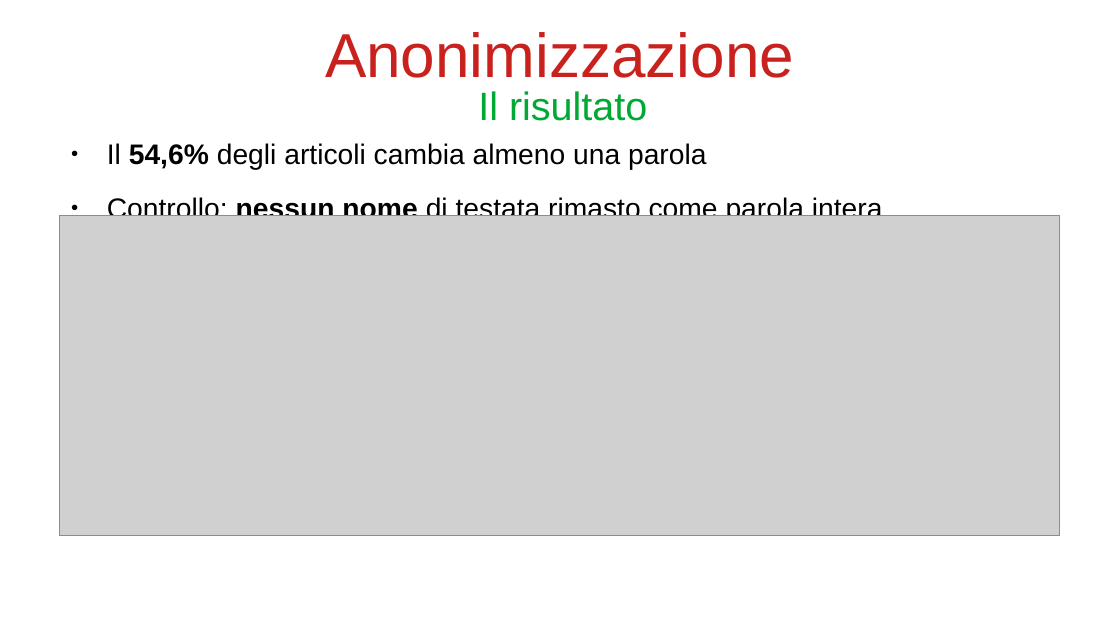
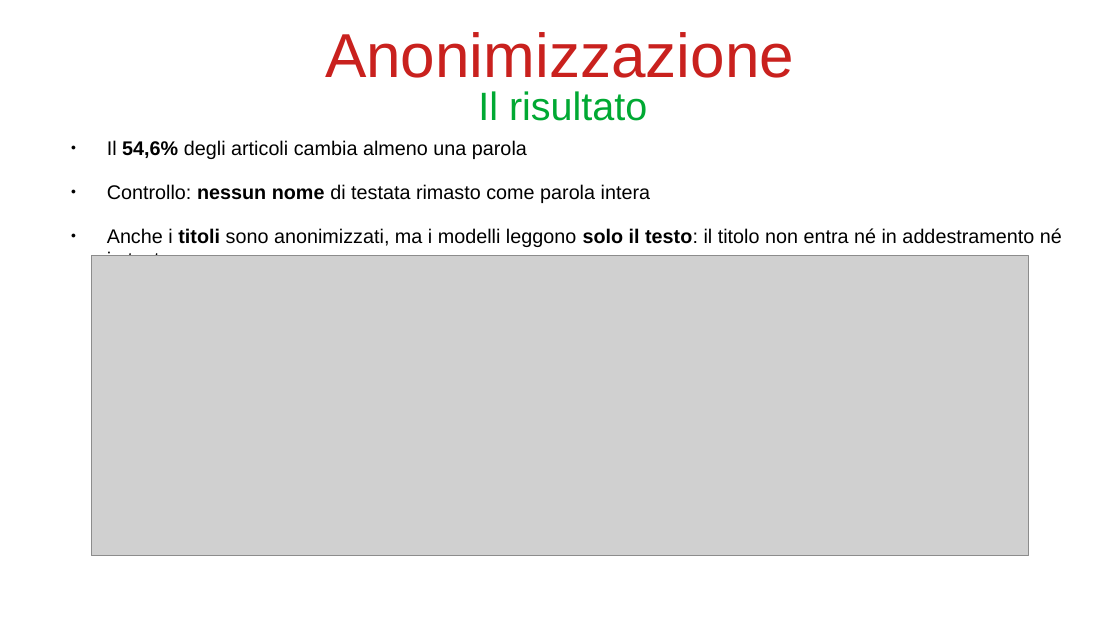
Before and after one commit to bianchi-john/PublisherClassification, a slide deck: slide 13 of Presentazioni/Stato finale/FinalState.odp (slide 16 before the commit). Drawn at 1120x630 pixels with LibreOffice and Linux fonts; fonts in the diff are those of the drawing; grey boxes stand for pictures. Boxes give left, top, right and bottom in pixels: in the first picture for what was removed or moved away, otherwise in the second. Text is boxed around its words. In the diff, an @@ line names an element or a change of style, - is before the commit and + after.

```diff
--- a/Presentazioni/Stato finale/FinalState.odp
+++ b/Presentazioni/Stato finale/FinalState.odp
@@ text at (x1=107, y1=140, x2=650, y2=203): size 20 to 14 pt in "Il 54,6% degli articoli cambia almeno una ...", "Controllo: nessun nome di testata rimasto come ..." @@
@@ text at (x1=107, y1=228, x2=1062, y2=256): paragraph added @@
+● Anche i titoli sono anonimizzati, ma i modelli leggono solo il testo: il titolo non entra né in addestramento né in test
@@ picture resized from (x1=60, y1=216, x2=1060, y2=537) to (x1=91, y1=256, x2=1030, y2=556) @@
```
Also in this commit, not shown: 4 other slides changed, 37 slides added, 7 slides removed, 38 other files.
